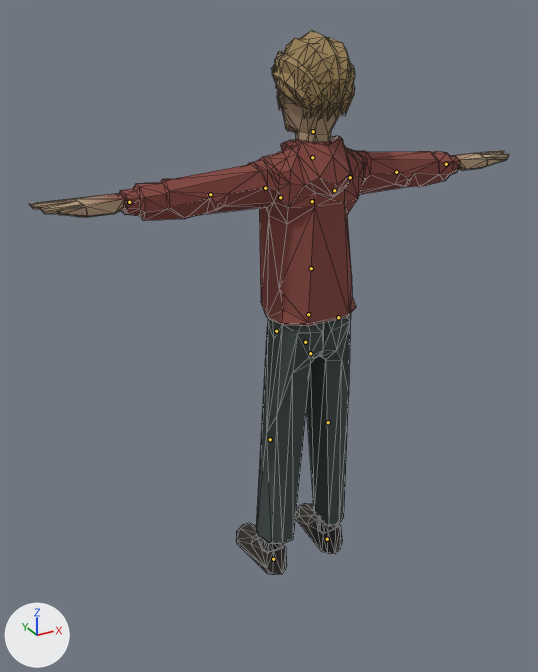
Two versions of the glTF model public/figuren/bursche.glb, one commit apart.
Camera for both pictures: a 50 mm camera at (-1.146, -1.976, 1.855) aimed at (-0.073, -0.026, 0.88). Arrows for +X, +Y and +Z are at lower left; the lights stay in place. The older version comes first. The bones that change, and the others that lie on the model, are drawn over the model as lines. Mesh edges are drawn as thin lines.

Objects in the first picture: 'bursche'.
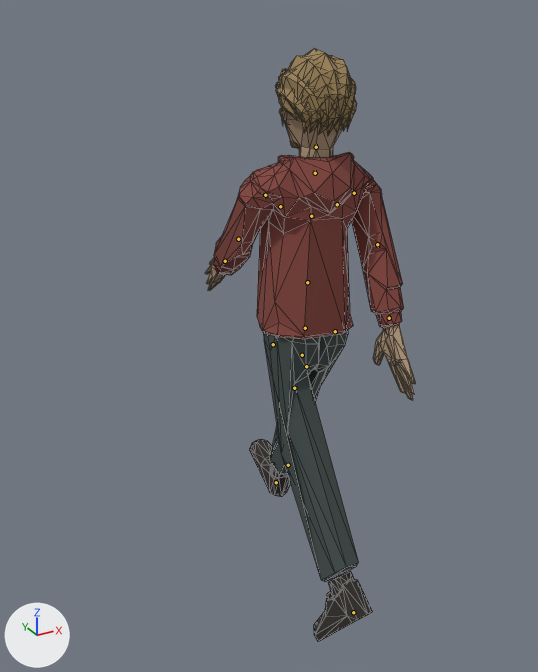
The newer file adds an action. The first version stands in its rest pose; the second is drawn at frame 16 of the action 'Walk'.

Pixel boxes (x1, y1, x2, y2) of what changed, in the pictures (538 x 672 px):
```json
{"object": "bursche", "change": "posed", "before": [29, 30, 509, 575], "after": [205, 48, 415, 642], "on screen": "56% narrower, 9% taller"}
{"bone": "Body", "before": "(310, 353) to (310, 351)", "after": "(306, 366) to (306, 364)"}
{"bone": "Torso", "before": "(311, 268) to (311, 266)", "after": "(307, 282) to (308, 280)"}
{"bone": "Chest", "before": "(312, 201) to (312, 198)", "after": "(311, 216) to (311, 213)"}
{"bone": "Neck", "before": "(312, 157) to (312, 155)", "after": "(315, 173) to (315, 170)"}
{"bone": "Head", "before": "(313, 131) to (313, 128)", "after": "(316, 147) to (316, 144)"}
{"bone": "Shoulder.L", "before": "(280, 197) to (278, 196)", "after": "(280, 206) to (278, 205)"}
{"bone": "UpperArm.L", "before": "(265, 188) to (263, 188)", "after": "(265, 195) to (264, 197)"}
{"bone": "LowerArm.L", "before": "(210, 194) to (207, 195)", "after": "(238, 239) to (238, 240)"}
{"bone": "Wrist.L", "before": "(129, 202) to (126, 202)", "after": "(225, 261) to (224, 261)"}
{"bone": "Shoulder.R", "before": "(334, 190) to (336, 189)", "after": "(337, 204) to (339, 203)"}
{"bone": "UpperArm.R", "before": "(350, 177) to (352, 177)", "after": "(354, 193) to (355, 195)"}
{"bone": "LowerArm.R", "before": "(396, 172) to (398, 172)", "after": "(377, 244) to (378, 247)"}
{"bone": "UpperLeg.L", "before": "(276, 331) to (276, 332)", "after": "(273, 344) to (273, 346)"}
{"bone": "LowerLeg.L", "before": "(270, 439) to (270, 440)", "after": "(288, 465) to (288, 466)"}
{"bone": "UpperLeg.R", "before": "(338, 317) to (338, 319)", "after": "(335, 331) to (334, 332)"}
{"bone": "LowerLeg.R", "before": "(328, 422) to (328, 423)", "after": "(294, 388) to (294, 389)"}
{"bone": "Foot.L", "before": "(273, 559) to (272, 558)", "after": "(353, 612) to (352, 613)"}
{"bone": "Foot.R", "before": "(327, 539) to (326, 538)", "after": "(276, 482) to (275, 481)"}
```

The change, as JSON lines over the scene's bpy script:
```json
{"block": "bone_body", "where": "bone_body = bpy.data.objects['CharacterArmature'].pose.bones['Body']  # child of 'Root'"}
{"op": "set", "path": "bone_body.location", "old": "(0.0, 0.0, 0.0)", "new": "(0.00014, -0.00046, 0.0)"}
{"op": "set", "path": "bone_body.rotation_quaternion", "old": "(1.0, 0.0, 0.0, 0.0)", "new": "(1.0, 0.0, 0.0, 0.006)", "note": "degrees (0, 0, 0) -> degrees (0, 0, 1)"}
{"block": "bone_torso", "where": "bone_torso = bpy.data.objects['CharacterArmature'].pose.bones['Torso']  # child of 'Abdomen'"}
{"op": "set", "path": "bone_torso.rotation_quaternion", "old": "(1.0, 0.0, 0.0, 0.0)", "new": "(0.999, 0.001, -0.03, 0.017)", "note": "degrees (0, 0, 0) -> degrees (0, -3, 2)"}
{"block": "bone_chest", "where": "bone_chest = bpy.data.objects['CharacterArmature'].pose.bones['Chest']  # child of 'Torso'"}
{"op": "set", "path": "bone_chest.rotation_quaternion", "old": "(1.0, 0.0, 0.0, 0.0)", "new": "(1.0, -0.012, -0.023, 0.009)", "note": "degrees (0, 0, 0) -> degrees (-1, -3, 1)"}
{"block": "bone_neck", "where": "bone_neck = bpy.data.objects['CharacterArmature'].pose.bones['Neck']  # child of 'Chest'"}
{"op": "set", "path": "bone_neck.rotation_quaternion", "old": "(1.0, 0.0, 0.0, 0.0)", "new": "(0.998, 0.069, 0.0, 0.002)", "note": "degrees (0, 0, 0) -> degrees (8, 0, 0)"}
{"block": "bone_head", "where": "bone_head = bpy.data.objects['CharacterArmature'].pose.bones['Head']  # child of 'Neck'"}
{"op": "set", "path": "bone_head.rotation_quaternion", "old": "(1.0, 0.0, 0.0, 0.0)", "new": "(0.999, -0.029, 0.002, -0.023)", "note": "degrees (0, 0, 0) -> degrees (-3, 0, -3)"}
{"block": "bone_shoulder_l", "where": "bone_shoulder_l = bpy.data.objects['CharacterArmature'].pose.bones['Shoulder.L']  # child of 'Chest'"}
{"op": "set", "path": "bone_shoulder_l.location", "old": "(0.0, 0.0, 0.0)", "new": "(7e-05, 6e-05, 6e-05)"}
{"block": "bone_upperarm_l", "where": "bone_upperarm_l = bpy.data.objects['CharacterArmature'].pose.bones['UpperArm.L']  # child of 'Shoulder.L'"}
{"op": "set", "path": "bone_upperarm_l.rotation_quaternion", "old": "(1.0, 0.0, 0.0, 0.0)", "new": "(0.786, -0.577, -0.113, -0.194)", "note": "degrees (0, 0, 0) -> degrees (-70, -24, -11)"}
{"block": "bone_lowerarm_l", "where": "bone_lowerarm_l = bpy.data.objects['CharacterArmature'].pose.bones['LowerArm.L']  # child of 'UpperArm.L'"}
{"op": "set", "path": "bone_lowerarm_l.rotation_quaternion", "old": "(1.0, 0.0, 0.0, 0.0)", "new": "(0.969, -0.143, -0.001, -0.201)", "note": "degrees (0, 0, 0) -> degrees (-16, -3, -23)"}
{"block": "bone_wrist_l", "where": "bone_wrist_l = bpy.data.objects['CharacterArmature'].pose.bones['Wrist.L']  # child of 'LowerArm.L'"}
{"op": "set", "path": "bone_wrist_l.rotation_quaternion", "old": "(1.0, 0.0, 0.0, 0.0)", "new": "(0.992, 0.015, 0.01, -0.124)", "note": "degrees (0, 0, 0) -> degrees (2, 1, -14)"}
{"block": "bone_shoulder_r", "where": "bone_shoulder_r = bpy.data.objects['CharacterArmature'].pose.bones['Shoulder.R']  # child of 'Chest'"}
{"op": "set", "path": "bone_shoulder_r.location", "old": "(0.0, 0.0, 0.0)", "new": "(-7e-05, 6e-05, 6e-05)"}
{"block": "bone_upperarm_r", "where": "bone_upperarm_r = bpy.data.objects['CharacterArmature'].pose.bones['UpperArm.R']  # child of 'Shoulder.R'"}
{"op": "set", "path": "bone_upperarm_r.rotation_quaternion", "old": "(1.0, 0.0, 0.0, 0.0)", "new": "(0.788, -0.546, -0.137, -0.251)", "note": "degrees (0, 0, 0) -> degrees (-65, -29, -16)"}
{"block": "bone_lowerarm_r", "where": "bone_lowerarm_r = bpy.data.objects['CharacterArmature'].pose.bones['LowerArm.R']  # child of 'UpperArm.R'"}
{"op": "set", "path": "bone_lowerarm_r.rotation_quaternion", "old": "(1.0, 0.0, 0.0, 0.0)", "new": "(0.993, -0.118, -0.009, 0.001)", "note": "degrees (0, 0, 0) -> degrees (-14, -1, 0)"}
{"block": "bone_upperleg_l", "where": "bone_upperleg_l = bpy.data.objects['CharacterArmature'].pose.bones['UpperLeg.L']  # child of 'Body'"}
{"op": "set", "path": "bone_upperleg_l.rotation_quaternion", "old": "(1.0, 0.0, 0.0, 0.0)", "new": "(0.99, 0.028, 0.002, -0.135)", "note": "degrees (0, 0, 0) -> degrees (3, 1, -15)"}
{"block": "bone_lowerleg_l", "where": "bone_lowerleg_l = bpy.data.objects['CharacterArmature'].pose.bones['LowerLeg.L']  # child of 'UpperLeg.L'"}
{"op": "set", "path": "bone_lowerleg_l.rotation_quaternion", "old": "(1.0, 0.0, 0.0, 0.0)", "new": "(0.954, 0.299, 0.0, 0.0)", "note": "degrees (0, 0, 0) -> degrees (35, 0, 0)"}
{"block": "bone_upperleg_r", "where": "bone_upperleg_r = bpy.data.objects['CharacterArmature'].pose.bones['UpperLeg.R']  # child of 'Body'"}
{"op": "set", "path": "bone_upperleg_r.rotation_quaternion", "old": "(1.0, 0.0, 0.0, 0.0)", "new": "(-0.96, 0.004, -0.022, 0.279)", "note": "degrees (0, 0, 0) -> degrees (-1, 2, -32)"}
{"block": "bone_lowerleg_r", "where": "bone_lowerleg_r = bpy.data.objects['CharacterArmature'].pose.bones['LowerLeg.R']  # child of 'UpperLeg.R'"}
{"op": "set", "path": "bone_lowerleg_r.rotation_quaternion", "old": "(1.0, 0.0, 0.0, 0.0)", "new": "(0.99, 0.14, 0.0, 0.0)", "note": "degrees (0, 0, 0) -> degrees (16, 0, 0)"}
{"block": "bone_foot_l", "where": "bone_foot_l = bpy.data.objects['CharacterArmature'].pose.bones['Foot.L']  # child of 'Root'"}
{"op": "set", "path": "bone_foot_l.location", "old": "(0.0, 0.0, 0.0)", "new": "(-0.00011, -0.00499, -0.00159)"}
{"op": "set", "path": "bone_foot_l.rotation_quaternion", "old": "(1.0, 0.0, 0.0, 0.0)", "new": "(0.895, 0.443, -0.021, -0.052)", "note": "degrees (0, 0, 0) -> degrees (53, 1, -6)"}
{"block": "bone_foot_r", "where": "bone_foot_r = bpy.data.objects['CharacterArmature'].pose.bones['Foot.R']  # child of 'Root'"}
{"op": "set", "path": "bone_foot_r.location", "old": "(0.0, 0.0, 0.0)", "new": "(0.00023, 0.00368, -0.00045)"}
{"op": "set", "path": "bone_foot_r.rotation_quaternion", "old": "(1.0, 0.0, 0.0, 0.0)", "new": "(0.975, -0.222, 0.0, 0.0)", "note": "degrees (0, 0, 0) -> degrees (-26, 0, 0)"}
```
